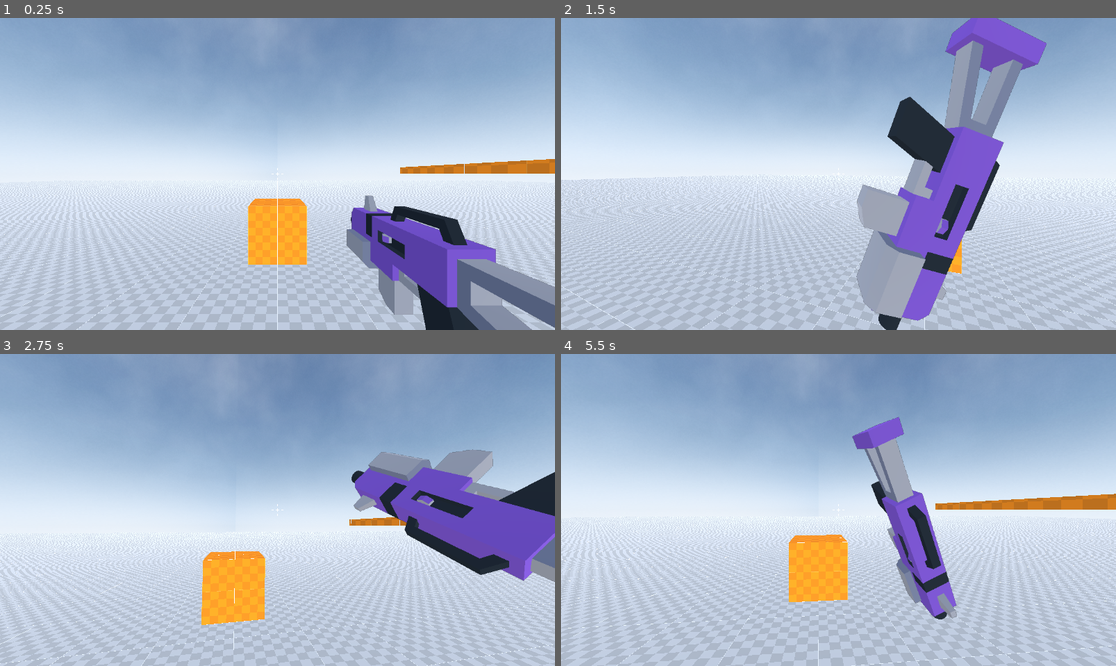
Above: before the commit, frames 1-4 (two rows, left to right).
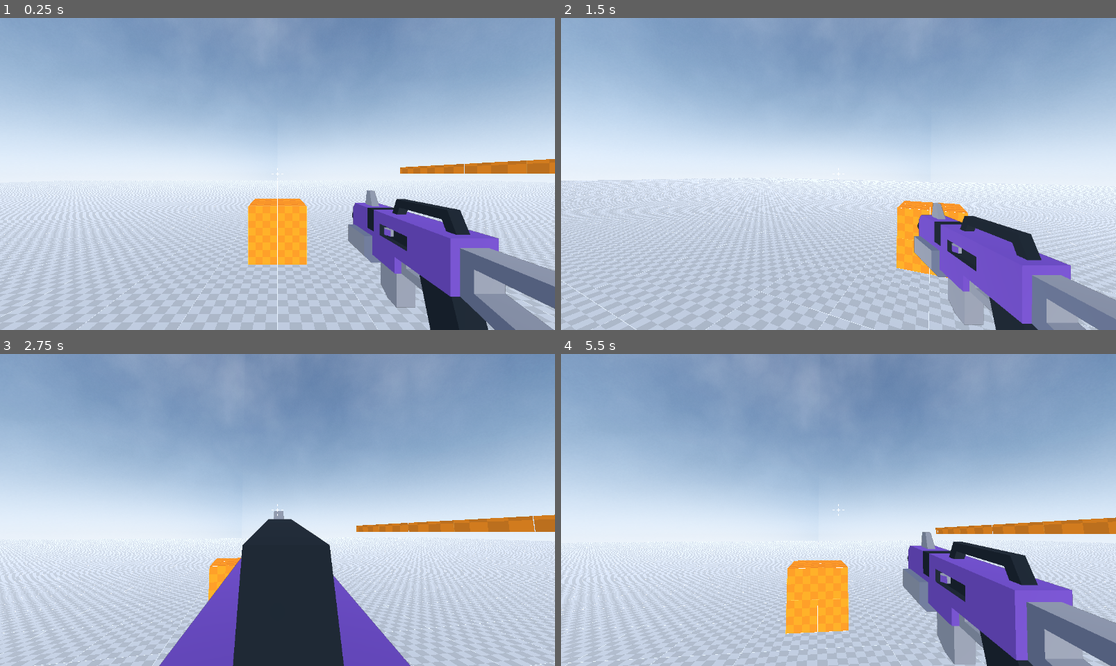
Above: after the commit, the same moments.

Repository: Emaleth/Anathema_old
Game: Godot game, scene res://world.tscn
The game is run twice, just before and just after one commit, with the same random seed, the same clock (stepped at 60 frames per second) and the same inputs.
Inputs (mouse positions are in pixels of both pictures, inside the frame that each line leads up to):
- Up to frame 1 (0.25 s): no input
- Up to frame 2 (1.5 s): move the mouse to (866, 174) at 0.52 s; hold C (crouch) 0.53-1.28 s; hold W (move_forward) from 0.53 s (still down); tap Space (jump) at 0.77, 1.07 s; click (866, 174) at 0.8 s; move the mouse to (810, 174) at 1.27 s; click (810, 174) at 1.35 s
- Up to frame 3 (2.75 s): keep holding W (move_forward); tap Space (jump) at 1.52, 1.82 s; right-click (249, 510) at 1.55 s; move the mouse to (288, 503) at 2.02 s; hold Right mouse button (secondary_action) from 2.03 s (still down); click (288, 503) at 2.17 s; tap Shift (sprint) at 2.3 s
- Up to frame 4 (5.5 s): keep holding W (move_forward); move the mouse to (832, 516) at 2.77 s; release Right mouse button (secondary_action) at 2.78 s; tap Shift (sprint) at 2.85 s; click (832, 516) at 2.92 s; tap Space (jump) at 3.02, 3.05, 3.32, 4.52, 4.82 s; move the mouse to (877, 513) at 3.52 s; hold Space (jump) 3.53-4.28 s; click (877, 513) at 3.67 s; tap C (crouch) at 3.8, 4.35 s; tap R (reload) at 4.15 s; move the mouse to (794, 506) at 4.27 s; click (794, 506) at 4.55 s; move the mouse to (844, 510) at 5.02 s; press the mouse at (844, 510) at 5.03 s; right-click (844, 510) at 5.3 s

The runs differ from the first frame. In frame 1, 6.6% of the frame differs, in the area x 62-100%, y 55-100%; in frame 2, 26%; in frame 3, 29%; in frame 4, 36%, in the area x 0-100%, y 17-100%.

Commit message:
Changes to be committed: 	modified:   source/actors/player/player.gd

Diff:
--- a/source/actors/player/player.gd
+++ b/source/actors/player/player.gd
@@ -1,6 +1,6 @@
 extends CharacterBody3D
 
-enum {IDLE, RUN, JUMP, FALL, SPRINT, CROUCH}
+enum {IDLE, RUN, JUMP, FALL, SPRINT, CROUCH, SLIDE, LAND}
 enum {HIPFIRE, ADS}
 
 const RUNNING_SPEED = 5.0
@@ -14,22 +14,26 @@
 const UPPER_BODY_TILT_DEGREES := 27.0
 const JUMP_GRACE_PERIOD := 1.0
 const STEP_LENGHT := 1.5
-
-var ads_stance := Vector3(0.0, 0.0, -0.2)
-var hipfire_stance := Vector3(0.4, -0.1, -0.6)
+const HIPFIRE_SIN_FREQUENCY := 2.0
+const HIPFIRE_SIN_AMPLITUDE := 0.03
+const ADS_SIN_FREQUENCY := 1.0
+const ADS_SIN_AMPLITUDE := 0.003
+const ADS_STANCE := Vector3(0.0, 0.0, -0.2)
+const HIPFIRE_STANCE := Vector3(0.4, -0.1, -0.6)
+
 var acceleraion := 0.9
 var normal_deceleraion := 0.9
 var slide_deceleraion := 0.001
 var head_tilt_deadzone := 0.05
 var hand_tilt_deadzone := 0.001
-var crouching := false
 var grounded := false
 var time_since_grounded := 0.0
 var current_speed := 0.0
 var gravity : float = ProjectSettings.get_setting("physics/3d/default_gravity")
 var last_step_position := Vector2.ZERO
 var weapon_sway_amount := 3.0
-var jumped := false
+var slide_timer := 0.0
+var slide_max_time := 3.0
 
 @onready var head := $UpperBody/Head
 @onready var camera := $UpperBody/Head/Camera3D
@@ -49,8 +53,8 @@
 @onready var fps_arms := $UpperBody/Head/Chest/FPSArms
 
 var sin_time := 0.0
-var sin_frequency := 2.0
-var sin_amplitude := 0.0003
+var sin_frequency := 0.0
+var sin_amplitude := 0.0
 var last_in_air_velocity := 0.0
 var mouse_motion_event_relative_x := 0.0
 var mouse_motion_event_relative_y := 0.0
@@ -76,14 +80,20 @@
 	hand_tilt = Vector3.ZERO
 	get_direction()
 	get_tilt()
+	tilt_head()
 	motion_fsm(delta)
 	aim_fsm(delta)
 	rotate_camera()
 	rotate_player()
-	hand_stance()
-	weapon_sway()
-	arm_swing(delta)
+	weapon_sway_and_pose()
 	reset_mouse_motion_event_relative()
+	shoot()
+	move_and_slide()
+
+
+func shoot():
+	if Input.is_action_pressed("primary_action"):
+		weapon.use()
 
 
 func arms_ik_setup():
@@ -111,36 +121,111 @@
 	match motion_state:
 		IDLE:
 			hand_position = Vector3.ZERO
+			tilt_upper_body()
+			if head_raycast.is_colliding():
+				switch_motion_state(CROUCH)
+			head.position.y = lerp(head.position.y, STANDING_HEAD_HEIGHT, 0.3)
+			standing_collision_shape.set_deferred("disabled", false)
+			crouching_collision_shape.set_deferred("disabled", true)
+			velocity.x = move_toward(velocity.x, 0, normal_deceleraion)
+			velocity.z = move_toward(velocity.z, 0, normal_deceleraion)
 		RUN:
-			hand_position = Vector3.ZERO
+			current_speed = RUNNING_SPEED
+			hand_position = Vector3.ZERO
+			if head_raycast.is_colliding():
+				switch_motion_state(CROUCH)
+			head.position.y = lerp(head.position.y, STANDING_HEAD_HEIGHT, 0.3)
+			standing_collision_shape.set_deferred("disabled", false)
+			crouching_collision_shape.set_deferred("disabled", true)
+			velocity.x = move_toward(velocity.x, direction.x * current_speed, acceleraion)
+			velocity.z = move_toward(velocity.z, direction.z * current_speed, acceleraion)
 		JUMP:
 			hand_position = Vector3.ZERO
+			if head_raycast.is_colliding():
+				switch_motion_state(CROUCH)
+			head.position.y = lerp(head.position.y, STANDING_HEAD_HEIGHT, 0.3)
+			standing_collision_shape.set_deferred("disabled", false)
+			crouching_collision_shape.set_deferred("disabled", true)
+			animation_player.play("jump")
+			velocity.y = JUMP_VELOCITY
+			voice_audio.play()
+			velocity.x = move_toward(velocity.x, direction.x * current_speed, acceleraion)
+			velocity.z = move_toward(velocity.z, direction.z * current_speed, acceleraion)
 		FALL:
 			hand_position = Vector3.ZERO
+			velocity.y -= gravity * delta
+			if head_raycast.is_colliding():
+				switch_motion_state(CROUCH)
+			head.position.y = lerp(head.position.y, STANDING_HEAD_HEIGHT, 0.3)
+			standing_collision_shape.set_deferred("disabled", false)
+			crouching_collision_shape.set_deferred("disabled", true)
+			if  velocity.y < 0:
+				last_in_air_velocity = velocity.y
+			velocity.x = move_toward(velocity.x, direction.x * current_speed, acceleraion)
+			velocity.z = move_toward(velocity.z, direction.z * current_speed, acceleraion)
 		SPRINT:
+			current_speed = SPRINTING_SPEED
 			hand_position = Vector3(65.0, 15.0, 15.0)
+			if head_raycast.is_colliding():
+				switch_motion_state(CROUCH)
+			head.position.y = lerp(head.position.y, STANDING_HEAD_HEIGHT, 0.3)
+			standing_collision_shape.set_deferred("disabled", false)
+			crouching_collision_shape.set_deferred("disabled", true)
+			velocity.x = move_toward(velocity.x, direction.x * current_speed, acceleraion)
+			velocity.z = move_toward(velocity.z, direction.z * current_speed, acceleraion)
 		CROUCH:
 			hand_position = Vector3.ZERO
+			tilt_upper_body()
+			current_speed = CROUCHING_SPEED
+			head.position.y = lerp(head.position.y, CROUCHING_HEAD_HEIGHT, 0.3)
+			standing_collision_shape.set_deferred("disabled", true)
+			crouching_collision_shape.set_deferred("disabled", false)
+			velocity.x = move_toward(velocity.x, direction.x * current_speed, acceleraion)
+			velocity.z = move_toward(velocity.z, direction.z * current_speed, acceleraion)
+		SLIDE:
+			current_speed = CROUCHING_SPEED
+			head.position.y = lerp(head.position.y, CROUCHING_HEAD_HEIGHT, 0.3)
+			standing_collision_shape.set_deferred("disabled", true)
+			crouching_collision_shape.set_deferred("disabled", false)
+			current_speed = SPRINTING_SPEED
+			velocity.x = move_toward(velocity.x, 0, slide_deceleraion)
+			velocity.z = move_toward(velocity.z, 0, slide_deceleraion)
+			slide_timer += delta
+			if slide_timer > slide_max_time:
+				switch_motion_state(IDLE)
+				slide_timer = 0.0
+		LAND:
+			animation_player.play("land")
+			last_in_air_velocity = 0
+			switch_motion_state(IDLE)
 
 
 func aim_fsm(delta):
 	match aim_state:
 		HIPFIRE:
+			sin_amplitude = HIPFIRE_SIN_AMPLITUDE
+			sin_frequency = HIPFIRE_SIN_FREQUENCY
 			hipfire_mode()
-			sin_frequency = lerp(sin_frequency, 2.0, 0.2)
-			sin_amplitude = lerp(sin_amplitude, 0.0003, 0.2)
 			get_hand_tilt()
+			hipfire_arm_swing(delta)
 		ADS:
 			if motion_state == SPRINT:
 				switch_motion_state(RUN)
+			sin_amplitude = ADS_SIN_AMPLITUDE
+			sin_frequency = ADS_SIN_FREQUENCY
 			ads_mode()
-			sin_frequency = lerp(sin_frequency, 0.0, 0.2)
-			sin_amplitude = lerp(sin_amplitude, 0.0000, 0.2)
-
-
-func arm_swing(delta):
-	chest.position.y += cos(sin_time * sin_frequency) * sin_amplitude
-	chest.position.x += sin(sin_time * sin_frequency * 0.5) * sin_amplitude
+			ads_arm_swing(delta)
+
+
+func hipfire_arm_swing(delta):
+	chest.position.y = cos(sin_time * sin_frequency) * sin_amplitude
+	chest.position.x = sin(sin_time * sin_frequency * 0.5) * sin_amplitude
+	sin_time += delta
+
+
+func ads_arm_swing(delta):
+	chest.position.y = cos(sin_time * sin_frequency) * sin_amplitude
+	chest.position.x = sin(sin_time * sin_frequency * 0.5) * sin_amplitude
 	sin_time += delta
 
 
@@ -156,18 +241,12 @@
 
 func ads_mode():
 	weapon.set_ads(true)
-	right_hand.position = lerp(right_hand.position, ads_stance, 0.3)
+	right_hand.position = lerp(right_hand.position, ADS_STANCE, 0.3)
 
 
 func hipfire_mode():
 	weapon.set_ads(false)
-	right_hand.position = lerp(right_hand.position, hipfire_stance, 0.3)
-
-
-func hand_stance():
-	right_hand.rotation_degrees.x = lerp(right_hand.rotation_degrees.x, hand_position.x, 0.1)
-	right_hand.rotation_degrees.y = lerp(right_hand.rotation_degrees.y, hand_position.y, 0.1)
-	right_hand.rotation_degrees.z = lerp(right_hand.rotation_degrees.z, hand_position.z, 0.3)
+	right_hand.position = lerp(right_hand.position, HIPFIRE_STANCE, 0.3)
 
 
 func get_hand_tilt():
@@ -178,10 +257,10 @@
 		hand_tilt.z = sign(mouse_motion_event_relative_x)
 
 
-func weapon_sway():
-	right_hand.rotation_degrees.x += lerp(right_hand.rotation_degrees.x, sign(hand_tilt.x) * weapon_sway_amount, 0.1)
-	right_hand.rotation_degrees.y += lerp(right_hand.rotation_degrees.y, sign(hand_tilt.y) * weapon_sway_amount, 0.1)
-	right_hand.rotation_degrees.z += lerp(right_hand.rotation_degrees.z, sign(hand_tilt.z) * weapon_sway_amount, 0.3)
+func weapon_sway_and_pose():
+	right_hand.rotation_degrees.x = lerp(right_hand.rotation_degrees.x, sign(hand_tilt.x) * weapon_sway_amount + hand_position.x, 0.1)
+	right_hand.rotation_degrees.y = lerp(right_hand.rotation_degrees.y, sign(hand_tilt.y) * weapon_sway_amount + hand_position.y, 0.1)
+	right_hand.rotation_degrees.z = lerp(right_hand.rotation_degrees.z, sign(hand_tilt.z) * weapon_sway_amount + hand_position.z, 0.3)
 
 
 func _on_right_hand_child_entered_tree(node: Node) -> void:
@@ -197,10 +276,18 @@
 		if i is MeshInstance3D or i is GPUParticles3D:
 			i.layers = 2
 
+
 func _input(event):
 	if event is InputEventMouseMotion:
 		mouse_motion_event_relative_x = event.relative.x
 		mouse_motion_event_relative_y = event.relative.y
+
+	if Input.is_action_just_pressed("reload"):
+		weapon.reload()
+	if Input.is_action_just_pressed("secondary_action"):
+		switch_aim_state(ADS)
+	if Input.is_action_just_released("secondary_action"):
+		switch_aim_state(HIPFIRE)
 
 
 func get_direction():
@@ -218,140 +305,42 @@
 func reset_mouse_motion_event_relative():
 		mouse_motion_event_relative_x = 0
 		mouse_motion_event_relative_y = 0
-#
-####################################################################################################
-####################################################################################################
-#####################################################################################################
-#func _physics_process(delta):
-#	check_is_on_floor(delta)
-#	tilt_head()
-#	tilt_upper_body()
-#	weapon_sway()
-#	footsteps()
-
-#
-#	if not is_on_floor():
-#		velocity.y -= gravity * delta
-#
-#	if Input.is_action_pressed("crouch") and is_on_floor():
-#		crouching = true
-#		if not crouched: animation_player.play("crouch")
-#	else:
-#		if crouched: animation_player.play("stand")
-#		crouching = false
-#
-#	if Input.is_action_just_pressed("reload"):
-#		weapon.reload()
-#	if Input.is_action_pressed("primary_action"):
-#		weapon.use()
-##		recoil_force += Vector2(0.01, 0.01 * sign(randf()*2-1))
-#	if Input.is_action_pressed("secondary_action"):
-#		adsing = true
-#		sig_ads.emit()
-#	else:
-#		adsing = false
-#		sig_no_ads.emit()
-#
-#	if crouching or sliding:
-#		current_speed = CROUCHING_SPEED
-#		head.position.y = lerp(head.position.y, CROUCHING_HEAD_HEIGHT, 0.3)
-#		standing_collision_shape.set_deferred("disabled", true)
-#		crouching_collision_shape.set_deferred("disabled", false)
-#	else:
-#		if not head_raycast.is_colliding():
-#			head.position.y = lerp(head.position.y, STANDING_HEAD_HEIGHT, 0.3)
-#			standing_collision_shape.set_deferred("disabled", false)
-#			crouching_collision_shape.set_deferred("disabled", true)
-#			if Input.is_action_pressed("sprint") and grounded:
-#				current_speed = SPRINTING_SPEED
-#				sprinting = true
-#			else:
-#				current_speed = RUNNING_SPEED
-#				sprinting = false
-#
-#	if Input.is_action_pressed("jump") and grounded and not jumped:
-#		animation_player.play("jump")
-#		velocity.y = JUMP_VELOCITY
-#		voice_audio.play()
-#		jumped = true
-#	if not is_on_floor() and velocity.y < 0:
-#		last_in_air_velocity = velocity.y
-#	if is_on_floor() and last_in_air_velocity < 0:
-#		animation_player.play("land")
-#		jumped = false
-#		last_in_air_velocity = 0
-#	if sliding:
-#		current_speed = SPRINTING_SPEED
-#		slide_timer += delta
-#		if slide_timer > slide_max_time:
-#			sliding = false
-#			slide_timer = 0.0
-#		velocity.x = move_toward(velocity.x, 0, slide_deceleraion)
-#		velocity.z = move_toward(velocity.z, 0, slide_deceleraion)
-#	elif direction:
-#		velocity.x = move_toward(velocity.x, direction.x * current_speed, acceleraion)
-#		velocity.z = move_toward(velocity.z, direction.z * current_speed, acceleraion)
-#	else:
-#		if crouching and sprinting:
-#			sliding = true
-#		else:
-#			velocity.x = move_toward(velocity.x, 0, normal_deceleraion)
-#			velocity.z = move_toward(velocity.z, 0, normal_deceleraion)
-#
-#	move_and_slide()
-#
-#
-#
-#func check_is_on_floor(delta):
-#	grounded = false
-#	if is_on_floor():
-#		grounded = true
-#	elif feet_raycast.is_colliding():
-#		grounded = true
-#	else:
-#		time_since_grounded += delta
-#		if time_since_grounded <= 0.1:
-#			grounded = true
-#			time_since_grounded = 0
-#
-#
-#func footsteps():
-#	if is_on_floor():
-#		var current_position = Vector2(position.x, position.z)
-#		if current_position.distance_squared_to(last_step_position) > pow(STEP_LENGHT, 2):
-#			footsteps_audio.pitch_scale = randf_range(0.9, 1.1)
-#			footsteps_audio.play()
-#			last_step_position = Vector2(position.x, position.z)
-#
-#
-#
-#
-#
-#
-#func tilt_head():
-#	var head_tilt := 0.0
-#	if abs(mouse_motion_event_relative_x / viewport_size.x) > head_tilt_deadzone:
-#		head_tilt = -mouse_motion_event_relative_x
-#	head.rotation_degrees.z = lerp(head.rotation_degrees.z, HEAD_TILT_DEGREES * sign(head_tilt), 0.1)
-#
-#
-#func tilt_upper_body():
-#	upper_body.rotation_degrees.z = lerp(upper_body.rotation_degrees.z, UPPER_BODY_TILT_DEGREES * tilt, 0.1)
-#
-#
-#
-#
-#
-#
-
-#
-#
-#func recoil(recoil_force : Vector2):
-#	rotation.y += recoil_force.y
-#	head.rotation.x += recoil_force.x
-#	rotation_degrees.y = wrap(rotation_degrees.y, -180, 180)
-#	head.rotation_degrees.x = clamp(head.rotation_degrees.x, -90, 90)
-#
-#var sliding := false
-#var slide_timer := 0.0
-#var slide_max_time := 3.0
+
+
+func recoil(recoil_force : Vector2):
+	rotation.y += recoil_force.y
+	head.rotation.x += recoil_force.x
+	rotation_degrees.y = wrap(rotation_degrees.y, -180, 180)
+	head.rotation_degrees.x = clamp(head.rotation_degrees.x, -90, 90)
+
+
+func footsteps():
+	var current_position = Vector2(position.x, position.z)
+	if current_position.distance_squared_to(last_step_position) > pow(STEP_LENGHT, 2):
+		footsteps_audio.pitch_scale = randf_range(0.9, 1.1)
+		footsteps_audio.play()
+		last_step_position = Vector2(position.x, position.z)
+
+
+func tilt_head():
+	var head_tilt := 0.0
+	if abs(mouse_motion_event_relative_x / viewport_size.x) > head_tilt_deadzone:
+		head_tilt = -mouse_motion_event_relative_x
+	head.rotation_degrees.z = lerp(head.rotation_degrees.z, HEAD_TILT_DEGREES * sign(head_tilt), 0.1)
+
+
+func tilt_upper_body():
+	upper_body.rotation_degrees.z = lerp(upper_body.rotation_degrees.z, UPPER_BODY_TILT_DEGREES * tilt, 0.3)
+
+
+func check_is_on_floor(delta):
+	grounded = false
+	if is_on_floor():
+		grounded = true
+	elif feet_raycast.is_colliding():
+		grounded = true
+	else:
+		time_since_grounded += delta
+		if time_since_grounded <= 0.1:
+			grounded = true
+			time_since_grounded = 0
